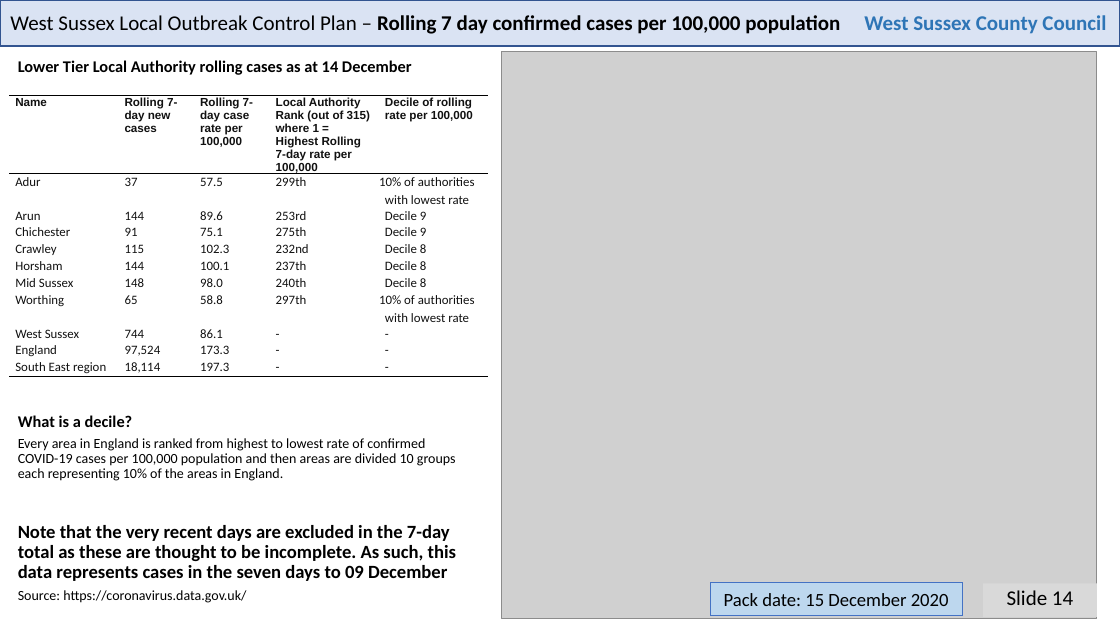
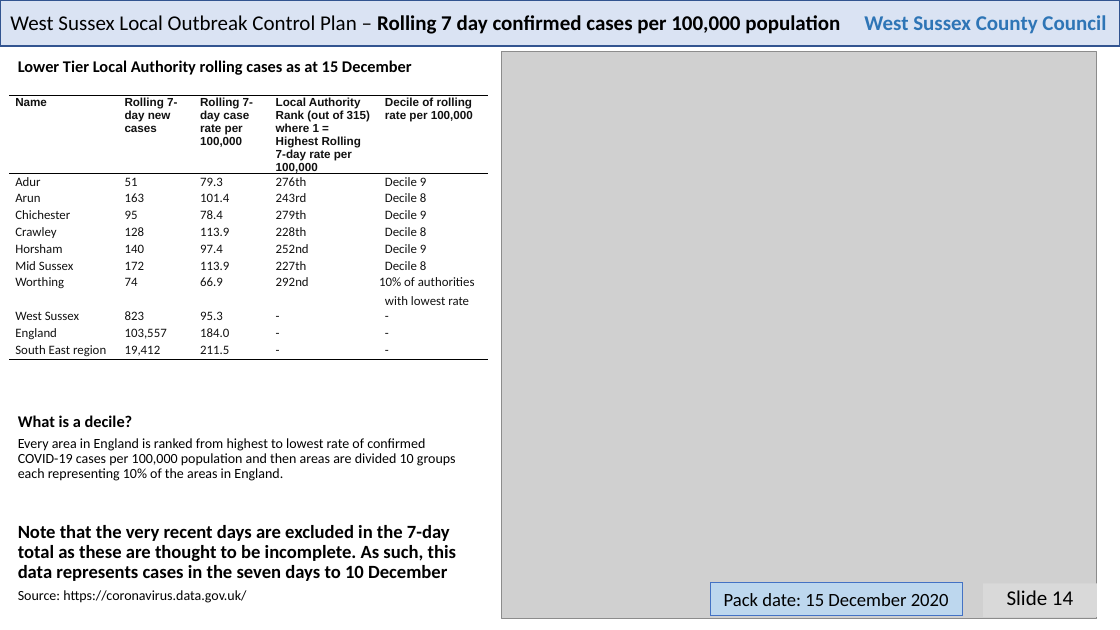
Before and after one commit to psychty/wsx_covid_datapack_public, a slide deck: slide 14 of Latest_West_Sussex_C19_slide_deck.pptx. Drawn at 1120x630 pixels with LibreOffice and Linux fonts; fonts in the diff are those of the drawing; grey boxes stand for pictures. Boxes give left, top, right and bottom in pixels: in the first picture for what was removed or moved away, otherwise in the second. Text is boxed around its words. In the diff, an @@ line names an element or a change of style, - is before the commit and + after.

```diff
--- a/Latest_West_Sussex_C19_slide_deck.pptx
+++ b/Latest_West_Sussex_C19_slide_deck.pptx
@@ text at <box>18,60,412,75</box>: text changed @@
-Lower Tier Local Authority rolling cases as at 14 December
+Lower Tier Local Authority rolling cases as at 15 December
@@ table at <box>9,96,488,361</box> @@
-row 2: Adur | 37 | 57.5 | 299th | 10% of authorities with lowest rate
+row 2: Adur | 51 | 79.3 | 276th | Decile 9
-row 3: Arun | 144 | 89.6 | 253rd | Decile 9
+row 3: Arun | 163 | 101.4 | 243rd | Decile 8
-row 4: Chichester | 91 | 75.1 | 275th | Decile 9
+row 4: Chichester | 95 | 78.4 | 279th | Decile 9
-row 5: Crawley | 115 | 102.3 | 232nd | Decile 8
+row 5: Crawley | 128 | 113.9 | 228th | Decile 8
-row 6: Horsham | 144 | 100.1 | 237th | Decile 8
+row 6: Horsham | 140 | 97.4 | 252nd | Decile 9
-row 7: Mid Sussex | 148 | 98.0 | 240th | Decile 8
+row 7: Mid Sussex | 172 | 113.9 | 227th | Decile 8
-row 8: Worthing | 65 | 58.8 | 297th | 10% of authorities with lowest rate
+row 8: Worthing | 74 | 66.9 | 292nd | 10% of authorities with lowest rate
-row 9, column 2: 744
+row 9, column 2: 823
-row 9, column 3: 86.1
+row 9, column 3: 95.3
-row 10, column 2: 97,524
+row 10, column 2: 103,557
-row 10, column 3: 173.3
+row 10, column 3: 184.0
-row 11, column 2: 18,114
+row 11, column 2: 19,412
-row 11, column 3: 197.3
+row 11, column 3: 211.5
@@ text at <box>18,525,456,581</box>: text changed @@
-Note that the very recent days are excluded in the 7-day total as these are thought to be incomplete. As such, this data represents cases in the seven days to 09 December
+Note that the very recent days are excluded in the 7-day total as these are thought to be incomplete. As such, this data represents cases in the seven days to 10 December
```
Also in this commit, not shown: 3 other slides changed, 45 other files.
